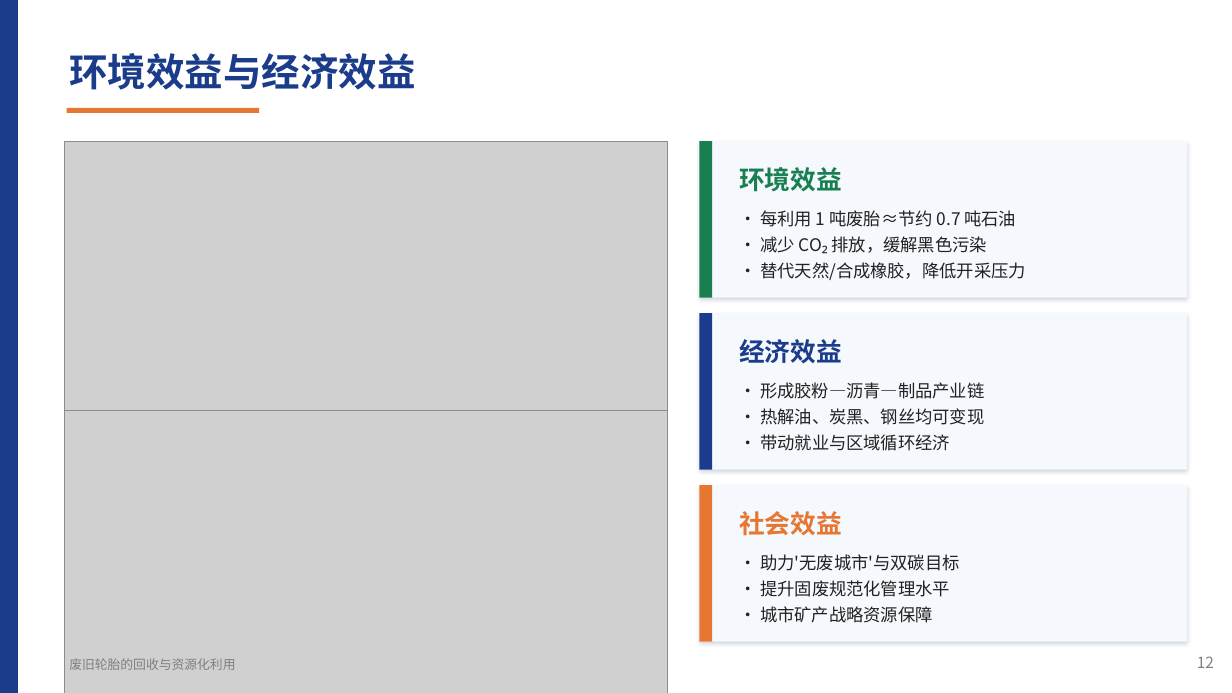
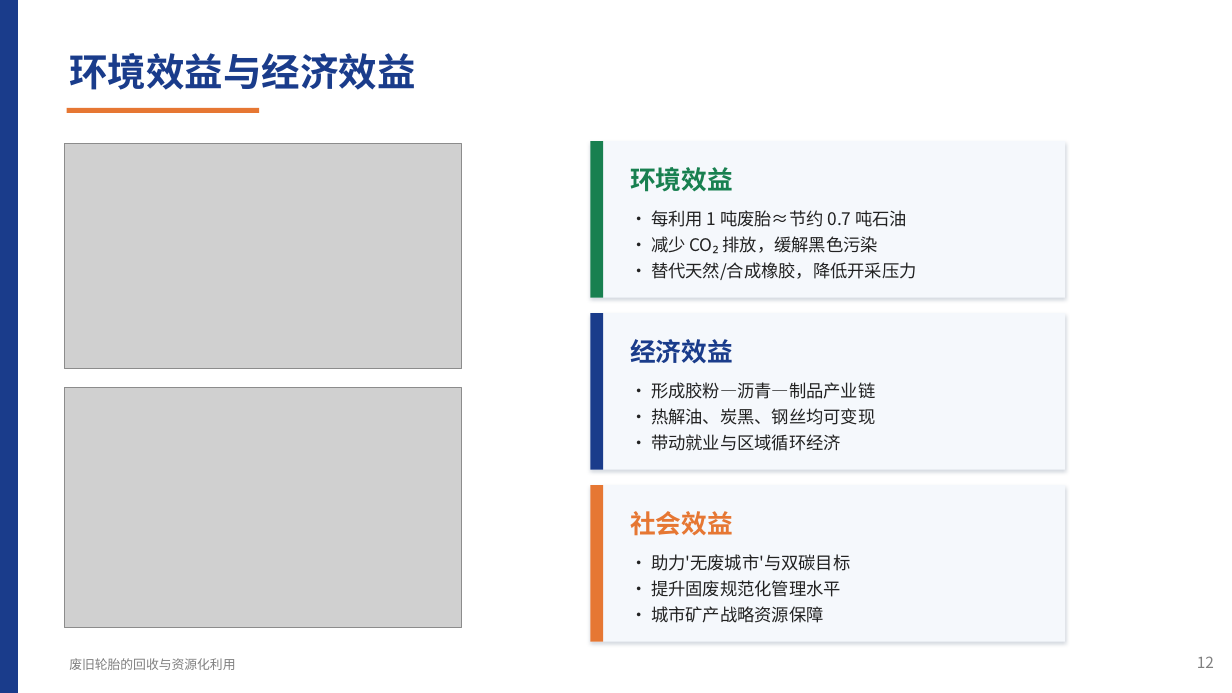
Before and after one commit to tldsnhzrs/ppt4, a slide deck: slide 20 of presentation/废旧轮胎的回收与资源化利用.pptx. Drawn at 1232x693 pixels with LibreOffice and Linux fonts; fonts in the diff are those of the drawing; grey boxes stand for pictures. Boxes give left, top, right and bottom in pixels: in the first picture for what was removed or moved away, otherwise in the second. Text is boxed around its words. In the diff, an @@ line names an element or a change of style, - is before the commit and + after.

```diff
--- a/presentation/废旧轮胎的回收与资源化利用.pptx
+++ b/presentation/废旧轮胎的回收与资源化利用.pptx
@@ picture: place and size @@
-picture at <box>64,141,667,482</box>
+picture at <box>64,144,462,369</box>
@@ rectangle: place and size @@
-rectangle at <box>700,141,1188,298</box>
+rectangle at <box>591,141,1066,298</box>
@@ text "环境效益": place and size @@
-text "环境效益" at <box>739,167,842,192</box>
+text "环境效益" at <box>630,167,733,192</box>
@@ text "· 每利用 1 吨废胎≈节约 0.7 ...": place and size @@
-text "· 每利用 1 吨废胎≈节约 0.7 ..." at <box>760,210,1026,280</box>
+text "· 每利用 1 吨废胎≈节约 0.7 ..." at <box>651,210,917,280</box>
@@ rectangle: place and size @@
-rectangle at <box>700,313,1188,470</box>
+rectangle at <box>591,313,1066,470</box>
@@ text "经济效益": place and size @@
-text "经济效益" at <box>739,339,842,364</box>
+text "经济效益" at <box>630,339,733,364</box>
@@ picture: place and size @@
-picture at <box>64,410,667,693</box>
+picture at <box>64,388,462,628</box>
@@ text "· 形成胶粉—沥青—制品产业链": place and size @@
-text "· 形成胶粉—沥青—制品产业链" at <box>760,382,984,451</box>
+text "· 形成胶粉—沥青—制品产业链" at <box>651,382,875,451</box>
@@ 3 rectangles: place and size @@
-3 rectangles at <box>700,141,713,641</box>
+3 rectangles at <box>591,141,604,641</box>
@@ rectangle: place and size @@
-rectangle at <box>700,485,1188,641</box>
+rectangle at <box>591,485,1066,641</box>
@@ text "社会效益": place and size @@
-text "社会效益" at <box>739,511,842,536</box>
+text "社会效益" at <box>630,511,733,536</box>
@@ text "· 助力'无废城市'与双碳目标": place and size @@
-text "· 助力'无废城市'与双碳目标" at <box>760,554,959,623</box>
+text "· 助力'无废城市'与双碳目标" at <box>651,554,850,623</box>
```
Also in this commit, not shown: 8 other slides changed, 3 other files.
